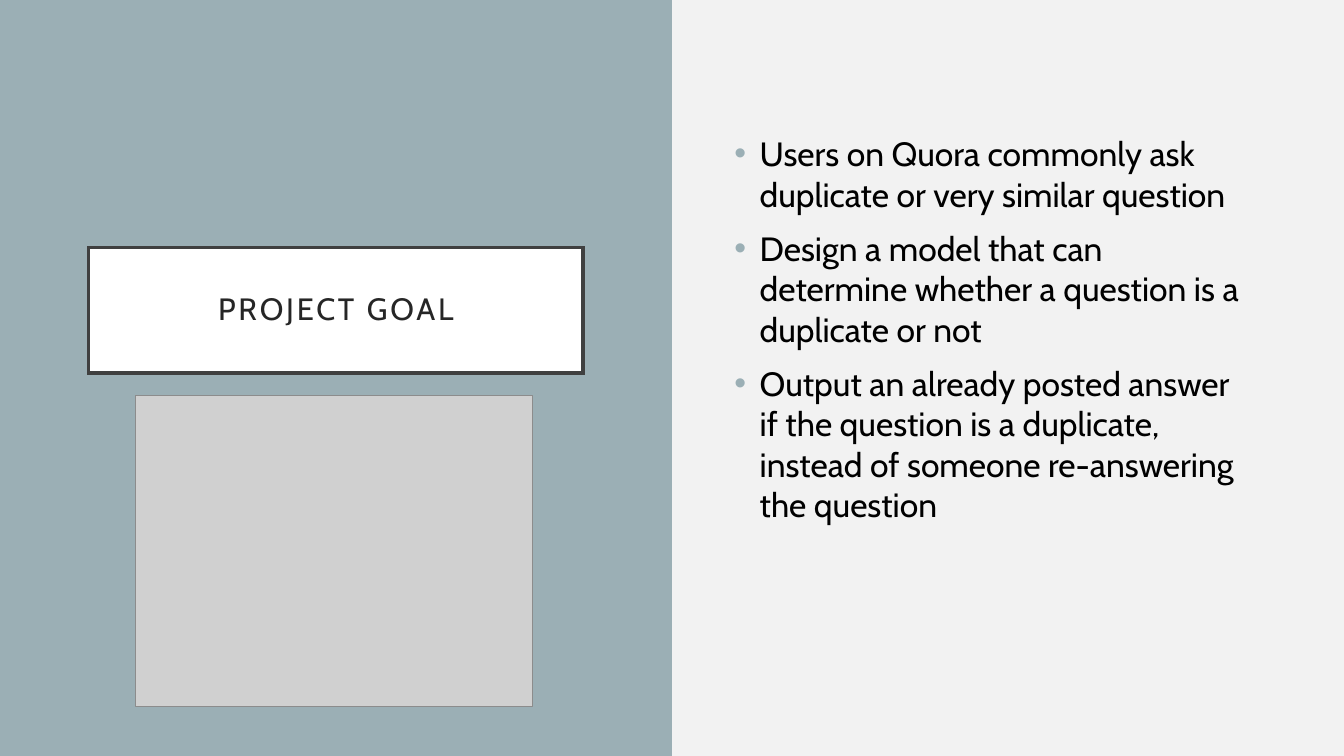
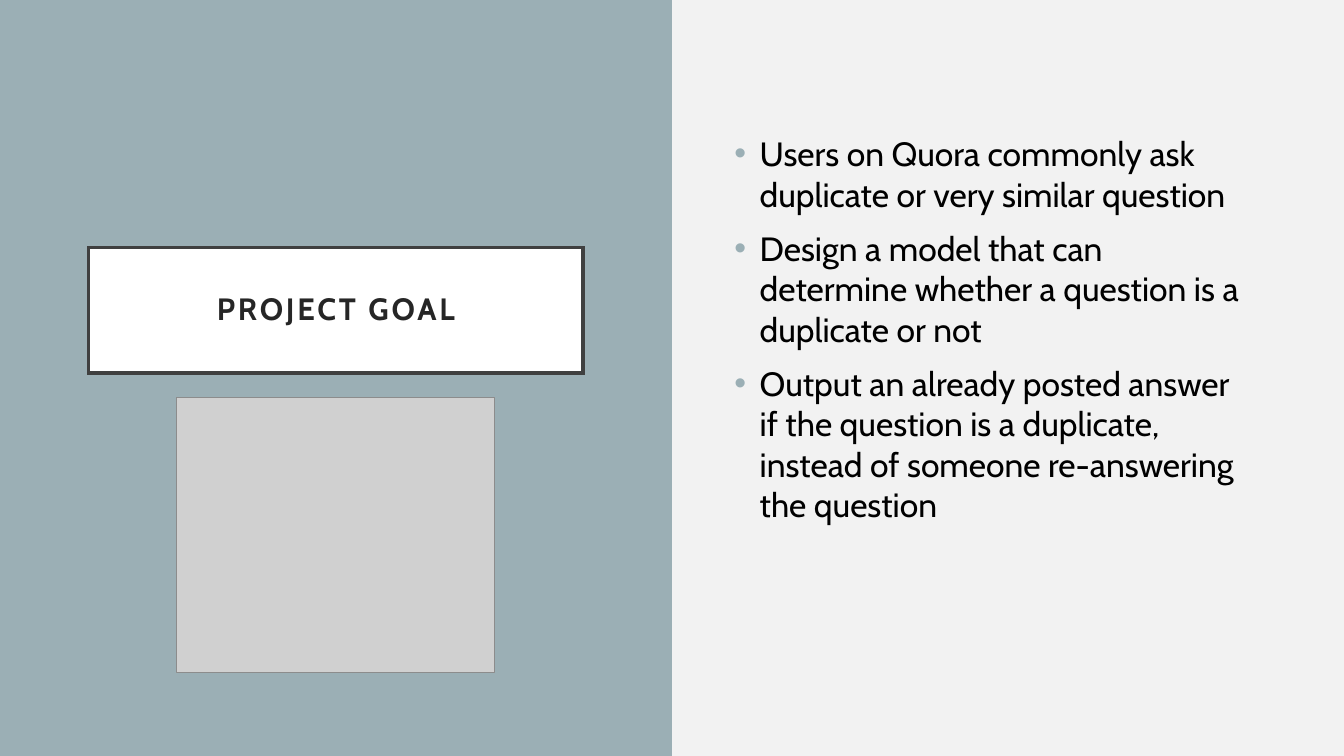
Before and after one commit to joshho77/NLP_Project, a slide deck: slide 5 of NLP Project Slides.pptx. Drawn at 1344x756 pixels with LibreOffice and Linux fonts; fonts in the diff are those of the drawing; grey boxes stand for pictures. Boxes give left, top, right and bottom in pixels: in the first picture for what was removed or moved away, otherwise in the second. Text is boxed around its words. In the diff, an @@ line names an element or a change of style, - is before the commit and + after.

```diff
--- a/NLP Project Slides.pptx
+++ b/NLP Project Slides.pptx
@@ title "PROJECT GOAL" at [89,247,584,373]: bold on @@
@@ picture: place and size @@
-picture at [136,395,532,707]
+picture at [176,397,495,673]
```
Also in this commit, not shown: 13 other slides changed, 2 other files.
